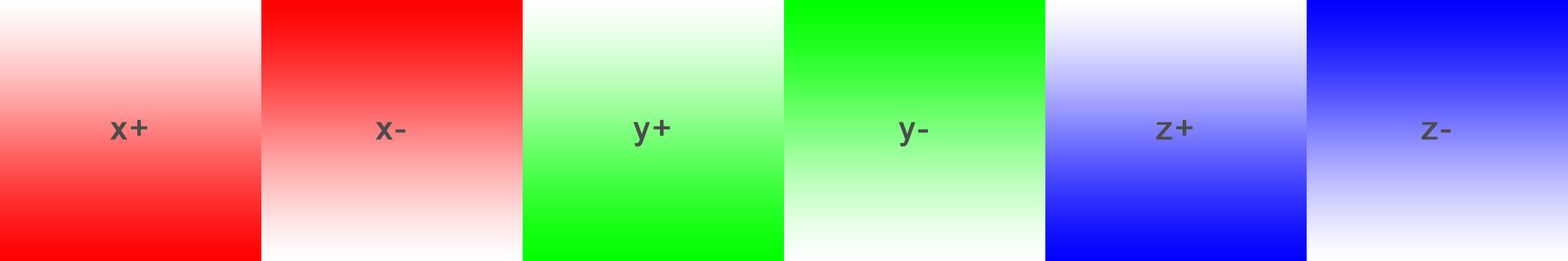
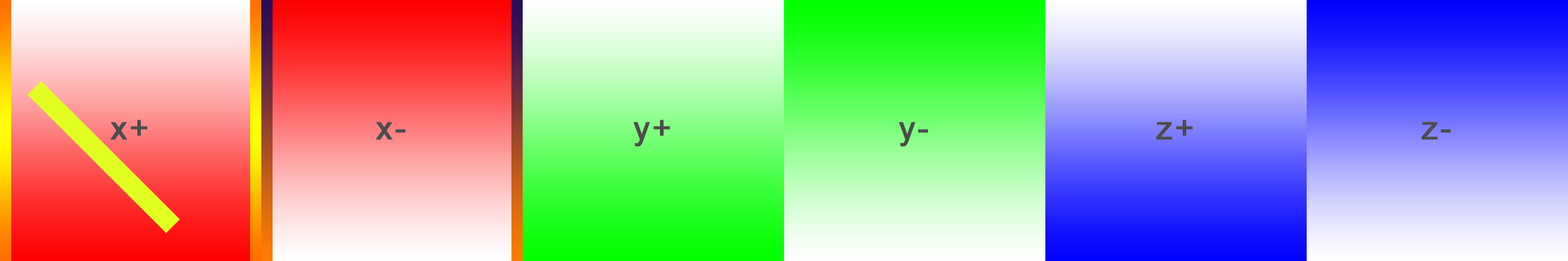
Revision of a layered 1568×261 image; what changed, layer by layer:
added layer "border_r" in group "x-" over [511,0,523,261]
added layer "border_l" in group "x-" over [261,0,273,261]
added layer "border_r 사본" in group "x+" over [250,0,262,261]
added layer "border_l 사본" in group "x+" over [0,0,12,261]
added layer "레이어 1" in group "x+" over [27,80,180,234]
